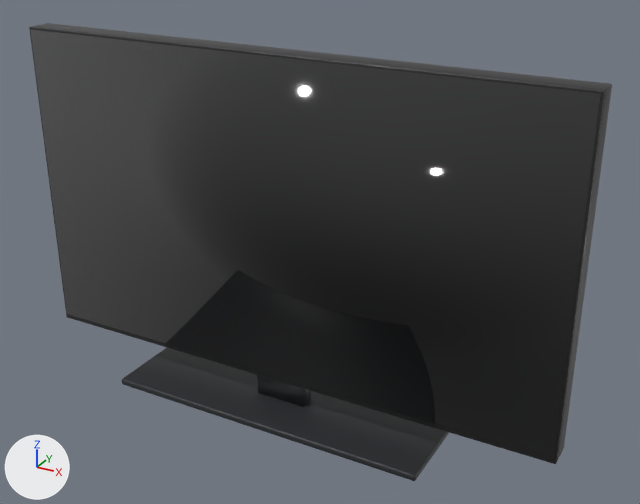
One commit to the glTF model apps/web/models/products/65MRGB86BKA.glb: the scene before it, then after it.
Camera for both pictures: a camera (50 mm lens) standing at (1.05, -1.712, 1.315) and looking at (0.088, 0.037, 0.44). Lighting does not change. The marker at lower left points along +X, +Y and +Z. The first picture is the older version.

Objects in the first picture: '65MRGB86BKA'.
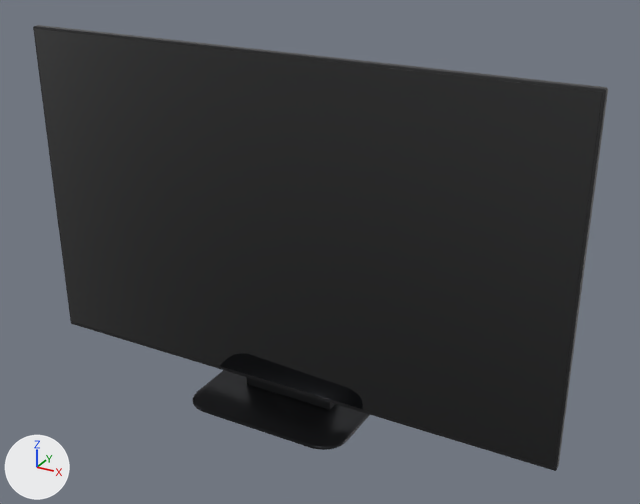
The change, as a list of edits to the scene's bpy script:
```text
Add mat_dark:
    mat_dark = principled_material('dark')
    mat_dark.base_color = (0.011, 0.0116, 0.013)  # black #1b1c1e
    mat_dark.coat_weight = 0.1
Add mat_3a3b3e_m:
    mat_3a3b3e_m = principled_material('#3A3B3E/m')
    mat_3a3b3e_m.base_color = (0.0423, 0.0437, 0.0482)  # dark grey #3a3b3e
    mat_3a3b3e_m.metallic = 0.9
    mat_3a3b3e_m.roughness = 0.3
Change me_part:
    used by ob_65mrgb86bka; location = (0.0, 0.0, 0.0)
    remove me_part.from_pydata(...)  # 304 vertices, 588 faces; spans x -0.728..0.728, y -0.142..0.142, z 0.0..0.928
    remove me_part.materials.append(mat_body)  # black #1c1c1e
    add me_part.from_pydata(...)  # 552 vertices, 1084 faces; spans x -0.728..0.728, y -0.143..0.143, z 0.0..0.928
    me_part part 1: the loose piece of 96 vertices spanning x -0.728..0.728, y -0.027..0.035, z 0.084..0.928 is rebuilt with 96 vertices and now spans x -0.728..0.728, y -0.02..-0.002, z 0.057..0.928, in mat_finish (black #1c1c1e)
    me_part part 2: the loose piece of 96 vertices spanning x -0.728..0.728, y -0.035..-0.027, z 0.084..0.928 is rebuilt with 96 vertices and now spans x -0.722..0.722, y -0.021..-0.017, z 0.067..0.922, in mat_screen (black #050608)
    me_part part 3: the loose piece of 96 vertices spanning x -0.437..0.437, y -0.142..0.142, z 0.0..0.018 is rebuilt with 168 vertices and now spans x -0.226..0.226, y -0.143..0.143, z 0.0..0.008, in mat_3a3b3e_m (dark grey #3a3b3e)
    me_part part 4: the loose piece of 8 vertices spanning x -0.722..0.722, y -0.036..-0.032, z 0.098..0.922 is rebuilt with 168 vertices and now spans x -0.612..0.612, y -0.004..0.02, z 0.109..0.684, in mat_dark (black #1b1c1e)
    me_part part 5: a new loose piece of 24 vertices spanning x -0.13..0.13, y 0.014..0.091, z 0.0..0.301, in mat_dark (black #1b1c1e)
    me_part part 6: the loose piece of 8 vertices spanning x -0.07..0.07, y -0.02..0.02, z 0.018..0.084 is deleted
    remove me_part.materials.append(mat_trim)  # dark grey #2b2d30
    add me_part.materials.append(mat_dark)  # black #1b1c1e
    add me_part.materials.append(mat_3a3b3e_m)  # dark grey #3a3b3e
```

Location of each change, [x1, y1, x2, y2] in pixels of the pictures (640 x 504 px):
'65MRGB86BKA', reshaped: before [29, 23, 612, 481]; after [33, 25, 608, 471]
part 1 of me_part, rebuilt: before [32, 23, 612, 461]; after [33, 25, 608, 471]
part 2 of me_part, rebuilt: before [29, 27, 605, 464]; after [35, 29, 602, 467]
part 3 of me_part, rebuilt (46% narrower, 40% shorter): before [122, 348, 449, 481]; after [193, 370, 370, 450]
part 4 of me_part, rebuilt (not visible afterwards): before [30, 29, 601, 459]
part 5 of me_part, added (black): after [247, 377, 335, 410]
part 6 of me_part, deleted: before [257, 375, 311, 407]
